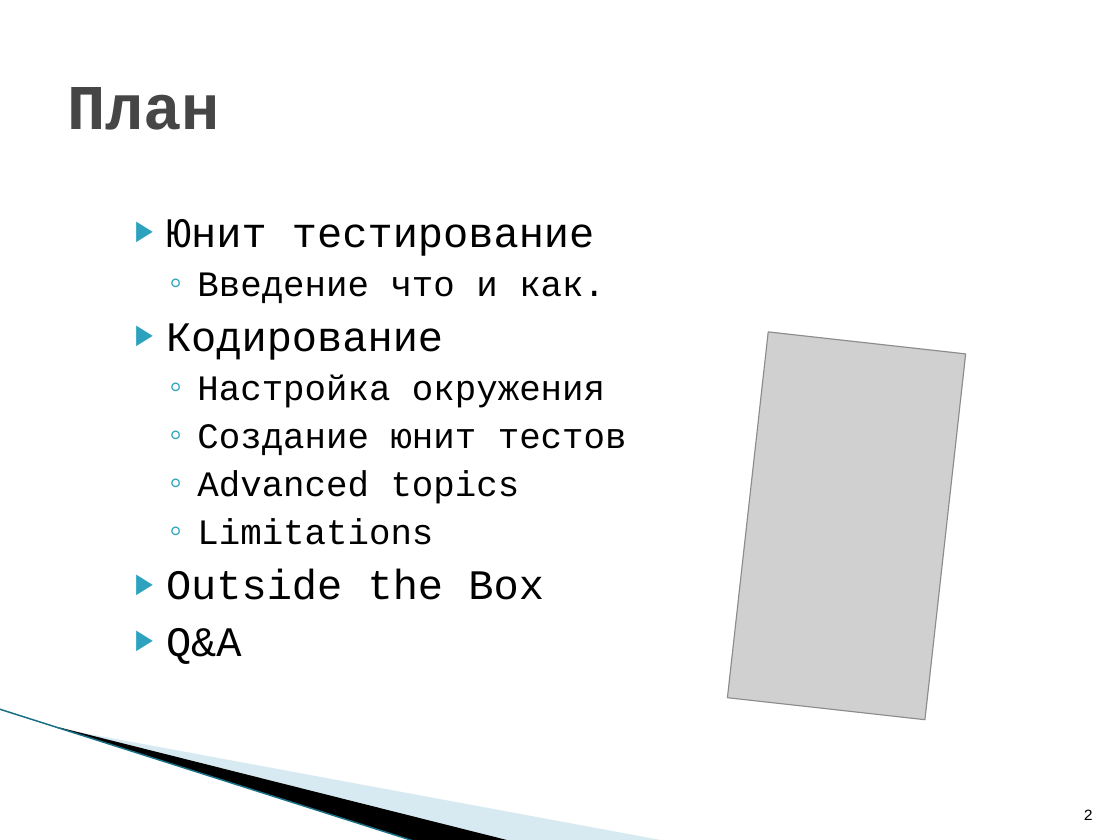
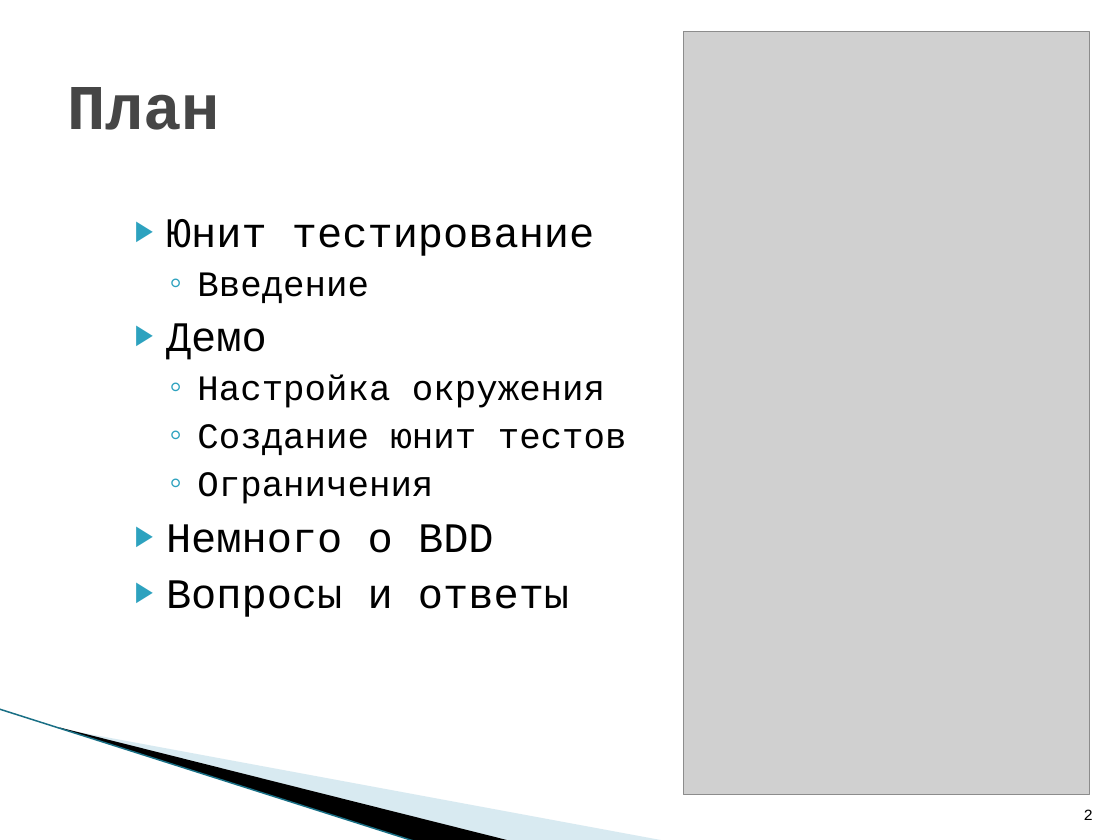
Before and after one commit to lubushyn/mddayua2012, a slide deck: slide 2 of Presentation/WP7_UnitTesting_Tips_And_Tricks.pptx. Drawn at 1120x840 pixels with LibreOffice and Linux fonts; fonts in the diff are those of the drawing; grey boxes stand for pictures; background and template pictures are left out. Boxes give left, top, right and bottom in pixels: in the first picture for what was removed or moved away, otherwise in the second. Text is boxed around its words. In the diff, an @@ line names an element or a change of style, - is before the commit and + after.

```diff
--- a/Presentation/WP7_UnitTesting_Tips_And_Tricks.pptx
+++ b/Presentation/WP7_UnitTesting_Tips_And_Tricks.pptx
@@ picture added at bbox=[683, 32, 1090, 795] @@
@@ text at bbox=[166, 272, 369, 360]: text changed @@
-  ◦ Введение что и как.
-▶ Кодирование
+  ◦ Введение
+▶ Демо
@@ picture removed at bbox=[727, 332, 965, 720] @@
@@ text at bbox=[166, 472, 569, 617]: text changed; size 23 to 27 pt @@
-  ◦ Advanced topics
-  ◦ Limitations
-▶ Outside the Box
-▶ Q&A
+  ◦ Ограничения
+▶ Немного о BDD
+▶ Вопросы и ответы
```
Also in this commit, not shown: 6 other slides changed, 2 slides added, 2 slides removed.
